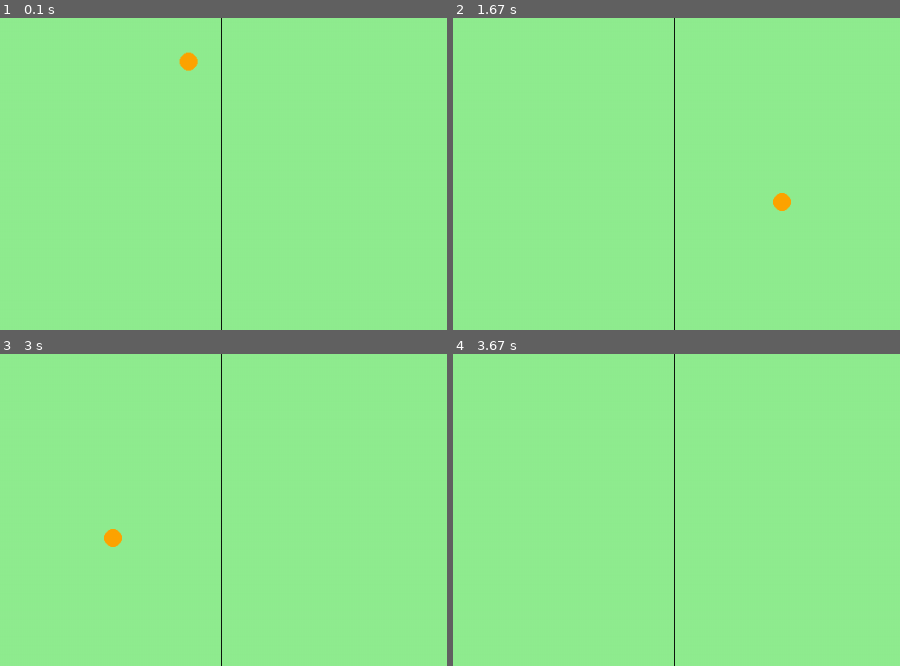
Above: before the commit, frames 1-4 (two rows, left to right).
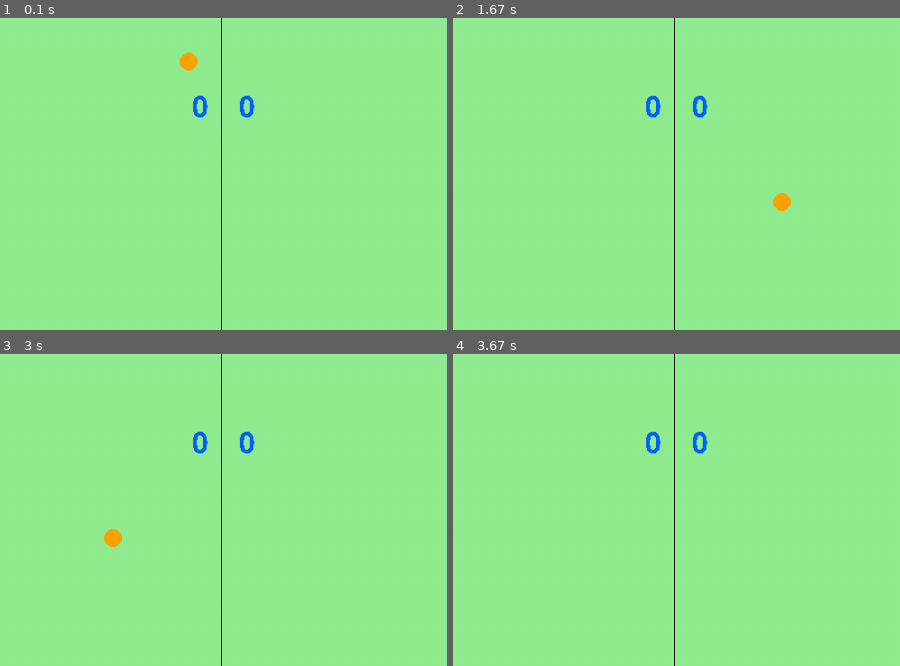
Above: after the commit, the same moments.

Repository: JAYAKANTHARUN/ping_pong_pygame
Game: pygame game, started from main.py
Same seed, same stepped clock (60 frames per second), same inputs: the game is played once before the commit and once after it.
Inputs:
- Up to frame 1 (0.1 s): no input
- Up to frame 2 (1.67 s): hold Up 0.33-0.8 s; hold Down 0.83-1.13 s; hold S 0.83-1.13 s; hold Up 1.17-1.53 s; hold W 1.17-1.53 s; hold Down from 1.57 s (still down); hold S from 1.57 s (still down)
- Up to frame 3 (3 s): release Down at 1.93 s; release S at 1.93 s; hold Up 1.97-2.27 s; hold W 1.97-2.27 s; hold Down 2.3-2.6 s; hold S 2.3-2.6 s; hold Up from 2.63 s (still down); hold W from 2.63 s (still down)
- Up to frame 4 (3.67 s): release Up at 3 s; release W at 3 s; hold Down 3.03-3.4 s; hold S 3.03-3.4 s; hold Up from 3.43 s (still down); hold W from 3.43 s (still down)
The pictures show only the part of the screen within x 25-75%, y 38-88%; the shares and areas given below are measured in that part.

The runs differ from the first frame. In frame 1, 0.3% of the frame differs, in the area x 43-58%, y 24-33%; in frame 2, 0.3%; in frame 3, 0.3%; in frame 4, 0.3%.

Commit message:
Updated score

Diff:
--- a/main.py
+++ b/main.py
@@ -59,7 +59,7 @@
 player1color=(255,0,0)
 player2color=(0,0,0)
 linecolor=(0,0,0)
-scorecolor=(32,78,41)
+scorecolor=(0,96,255)
 
 #creating shapes
 ball=pygame.Rect(screenwidth/2-10,screenheight/2-10,20,20)
@@ -126,6 +126,12 @@
     pygame.draw.line(screen,linecolor,[screenwidth-10,10],[screenwidth-10,screenheight-10])
     pygame.draw.line(screen,linecolor,[screenwidth/2,10],[screenwidth/2,screenheight-10])
 
+    #displaying scores
+    player1text=scorefont.render(f"{player1score}",False,scorecolor)
+    screen.blit(player1text,(screenwidth/2-32,screenheight/2))
+    player2text=scorefont.render(f"{player2score}",False,scorecolor)
+    screen.blit(player2text,(screenwidth/2+20,screenheight/2))
+
     #updating window
     pygame.display.flip()
     clock.tick(144)
